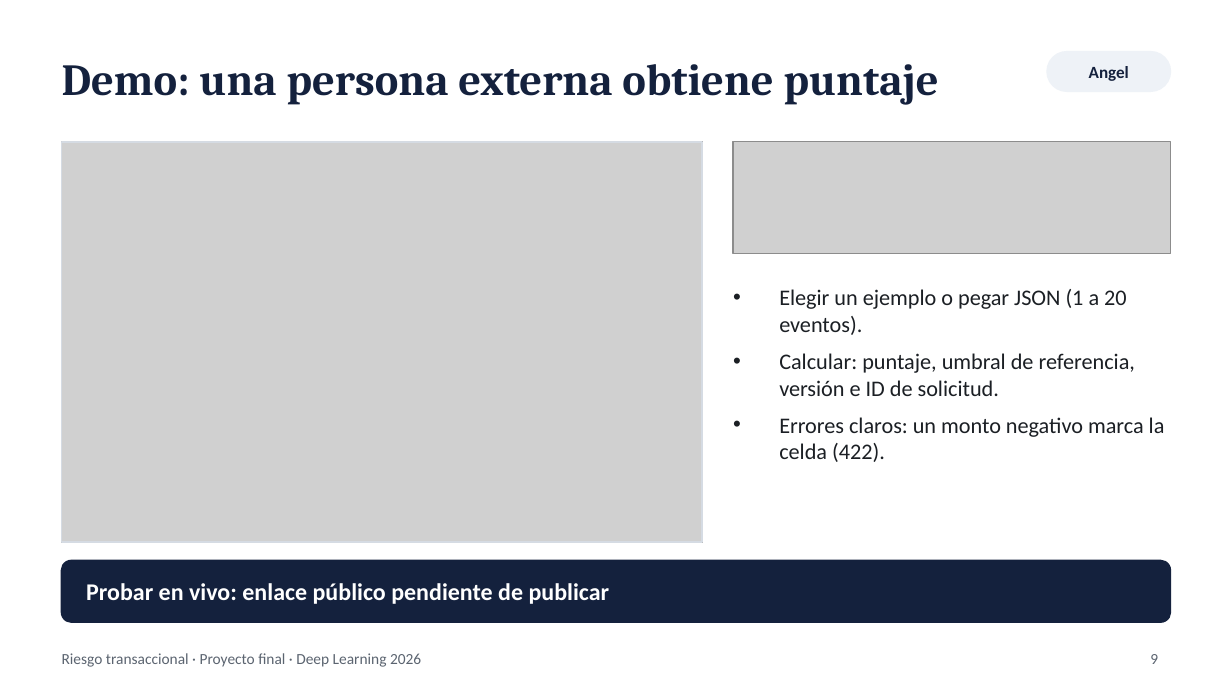
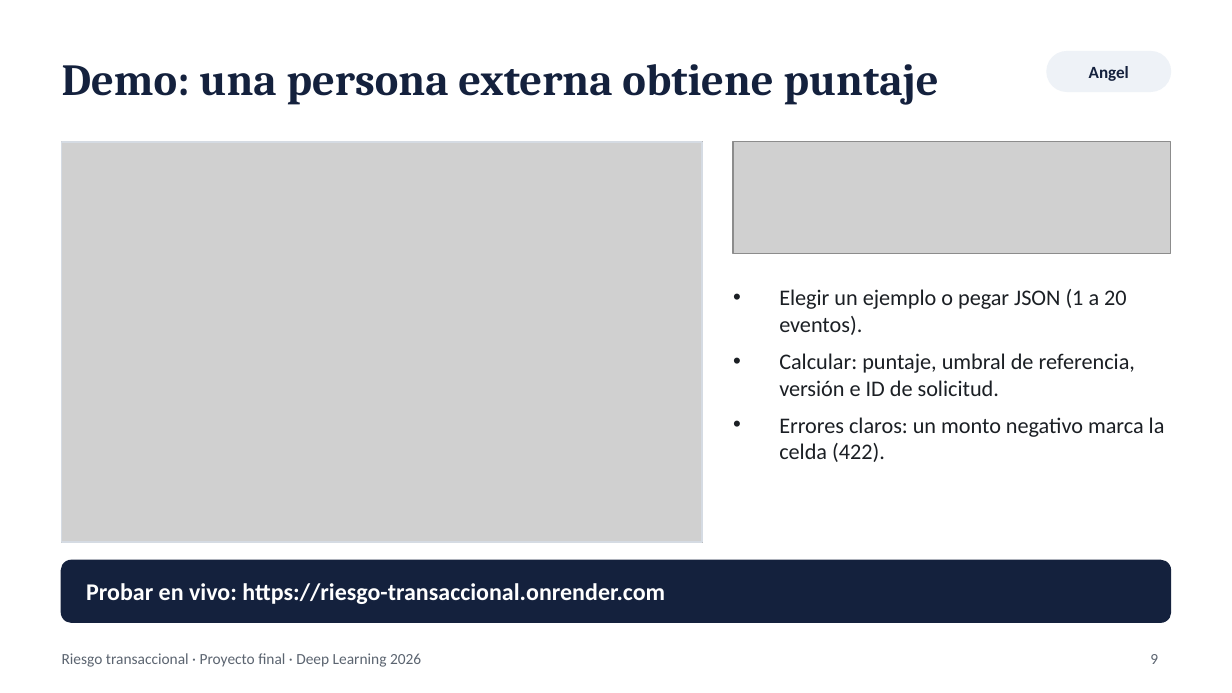
Before and after one commit to Jorge162017/P1-DeepLearning, a slide deck: slide 9 of presentacion/presentacion_final.pptx. Drawn at 1232x693 pixels with LibreOffice and Linux fonts; fonts in the diff are those of the drawing; grey boxes stand for pictures. Boxes give left, top, right and bottom in pixels: in the first picture for what was removed or moved away, otherwise in the second. Text is boxed around its words. In the diff, an @@ line names an element or a change of style, - is before the commit and + after.

Commit message:
docs: actualizar presentacion con enlace y evidencias publicas

```diff
--- a/presentacion/presentacion_final.pptx
+++ b/presentacion/presentacion_final.pptx
@@ text at box(86, 583, 665, 604): text changed @@
-Probar en vivo: enlace público pendiente de publicar
+Probar en vivo: https://riesgo-transaccional.onrender.com
```
Also in this commit, not shown: 2 other slides changed, 2 other files.
